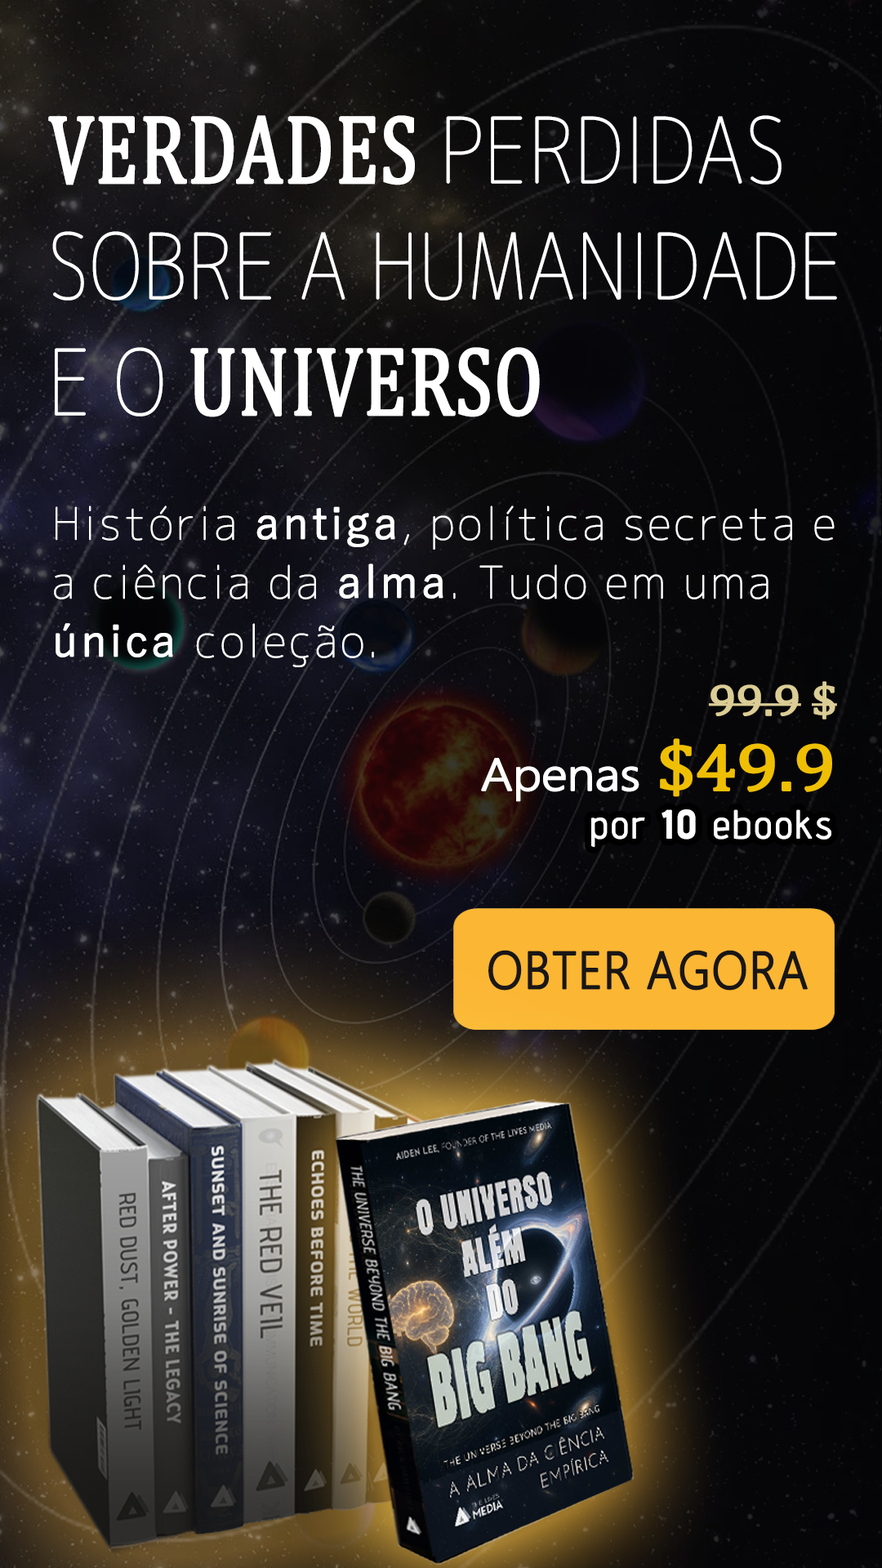
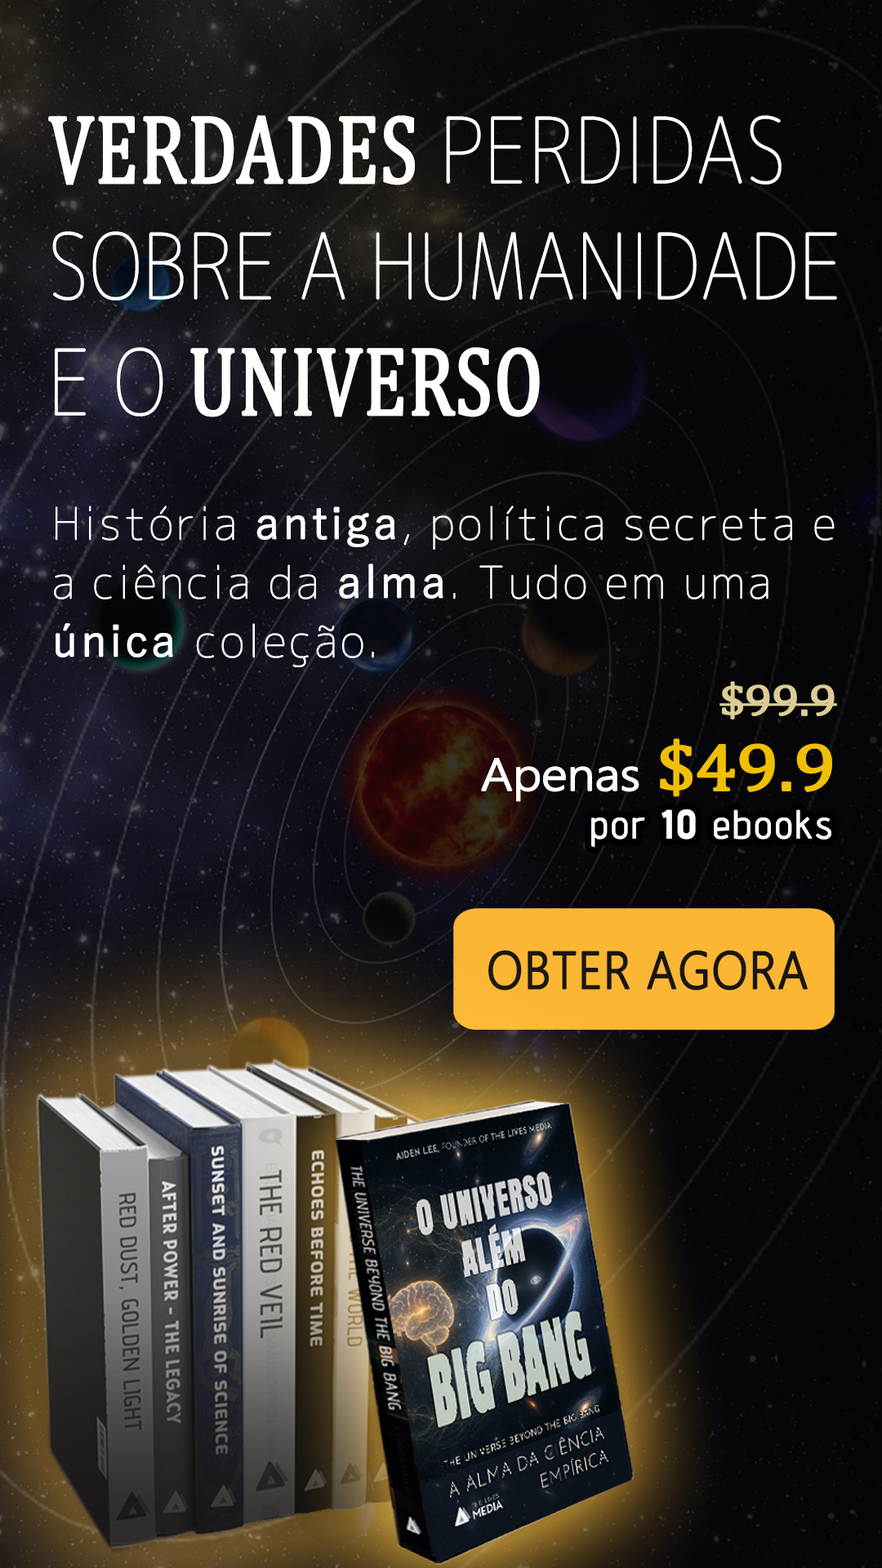
The second 882px x 1568px image is a revision of the first. Changes to its layers:
painted on "$99.90 → ONLY $49.90" over (708, 681, 836, 720)